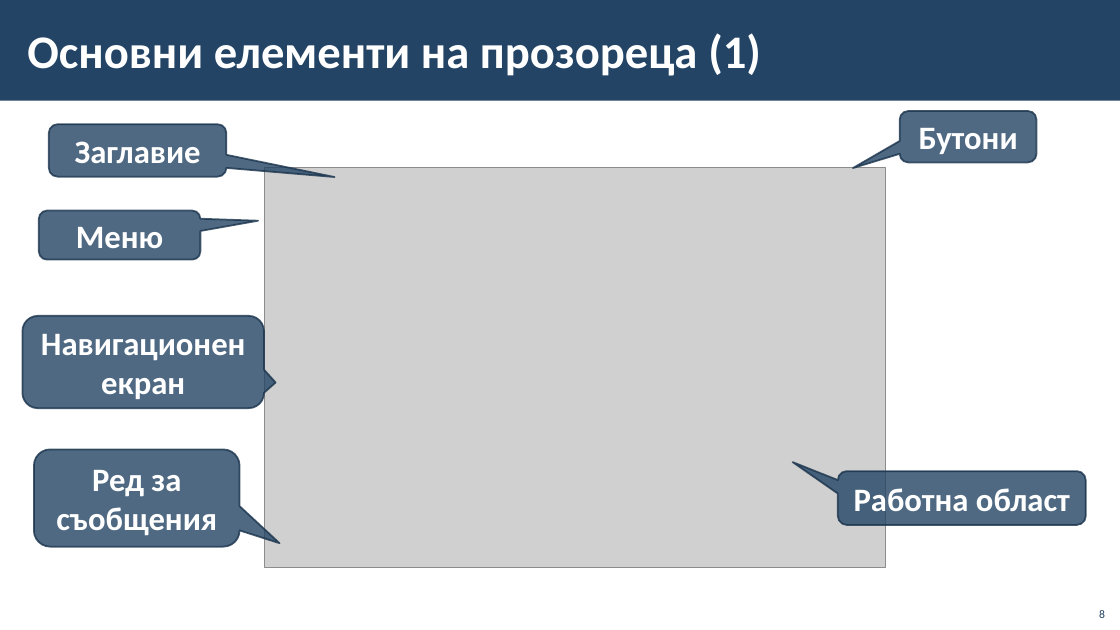
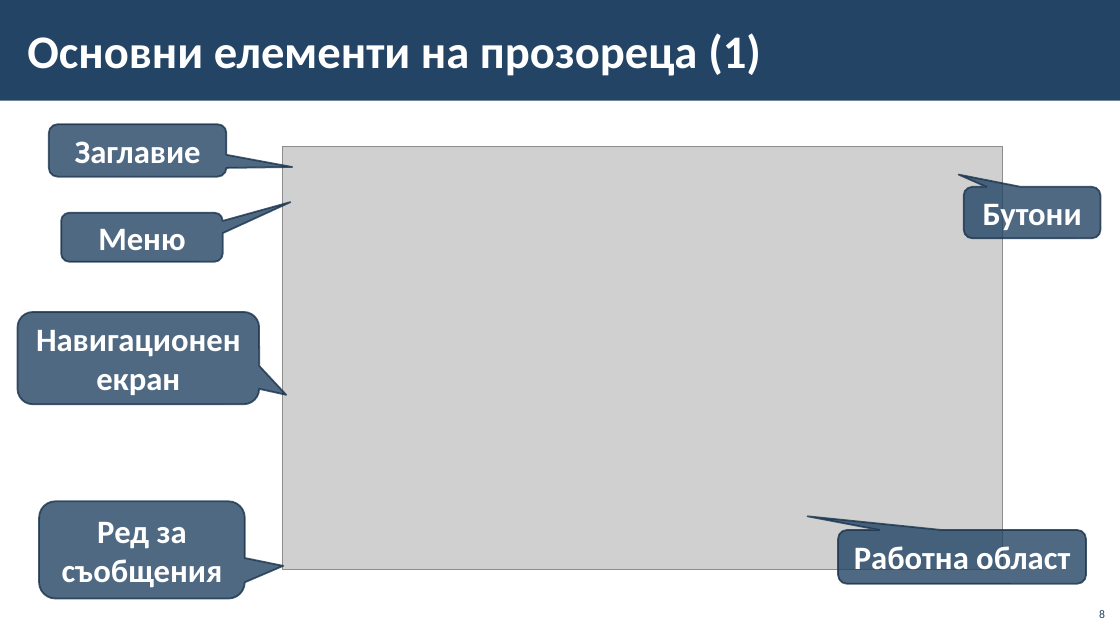
Before and after one commit to BG-IT-Edu/School-Programming, a slide deck: slide 8 of Courses/Computer-Modeling-and-IT/Computer-Modeling-and-IT-5-Class/02-User-Interface/02-User-Interface.pptx. Drawn at 1120x630 pixels with LibreOffice and Linux fonts; fonts in the diff are those of the drawing; grey boxes stand for pictures; background and template pictures are left out. Boxes give left, top, right and bottom in pixels: in the first picture for what was removed or moved away, otherwise in the second. Text is boxed around its words. In the diff, an @@ line names an element or a change of style, - is before the commit and + after.

```diff
--- a/Courses/Computer-Modeling-and-IT/Computer-Modeling-and-IT-5-Class/02-User-Interface/02-User-Interface.pptx
+++ b/Courses/Computer-Modeling-and-IT/Computer-Modeling-and-IT-5-Class/02-User-Interface/02-User-Interface.pptx
@@ picture: place and size @@
-picture at <box>264,167,886,567</box>
+picture at <box>282,146,1003,570</box>
@@ proportions changed in 5 elements at <box>18,312,260,404</box>, <box>61,213,223,261</box>, <box>39,502,245,599</box>, <box>839,530,1086,584</box>, <box>964,187,1101,238</box> @@
@@ rounded speech box "Бутони": place and size @@
-rounded speech box "Бутони" at <box>900,111,1037,162</box>
+rounded speech box "Бутони" at <box>964,187,1101,238</box>
@@ rounded speech box "Меню": place and size @@
-rounded speech box "Меню" at <box>39,211,200,260</box>
+rounded speech box "Меню" at <box>61,213,223,261</box>
@@ rounded speech box "Навигационен екран": place and size @@
-rounded speech box "Навигационен екран" at <box>23,316,265,408</box>
+rounded speech box "Навигационен екран" at <box>18,312,260,404</box>
@@ rounded speech box "Ред за съобщения": place and size @@
-rounded speech box "Ред за съобщения" at <box>34,450,239,547</box>
+rounded speech box "Ред за съобщения" at <box>39,502,245,599</box>
@@ rounded speech box "Работна област": place and size @@
-rounded speech box "Работна област" at <box>838,471,1086,525</box>
+rounded speech box "Работна област" at <box>839,530,1086,584</box>
```
Also in this commit, not shown: 12 other slides changed.
